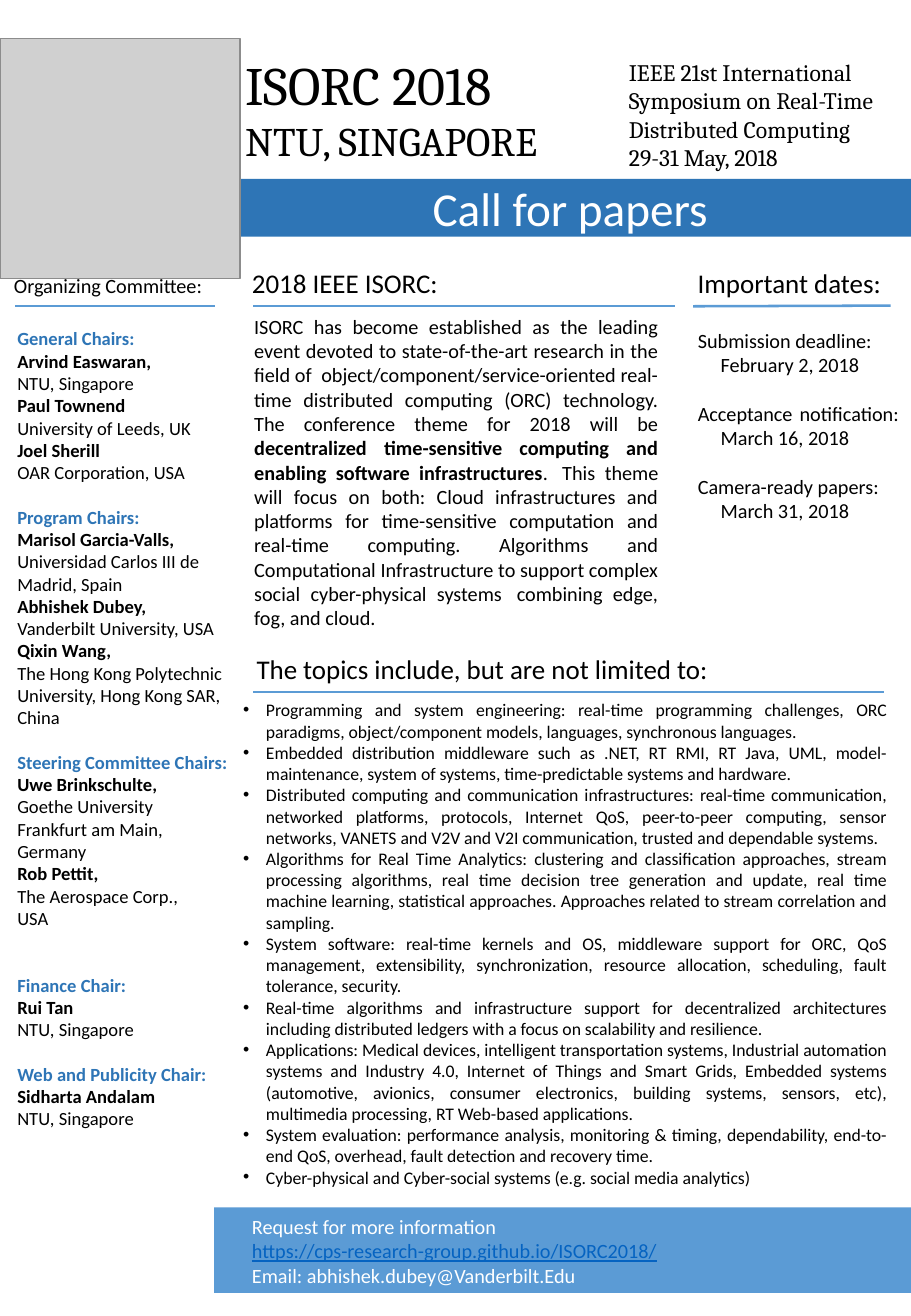
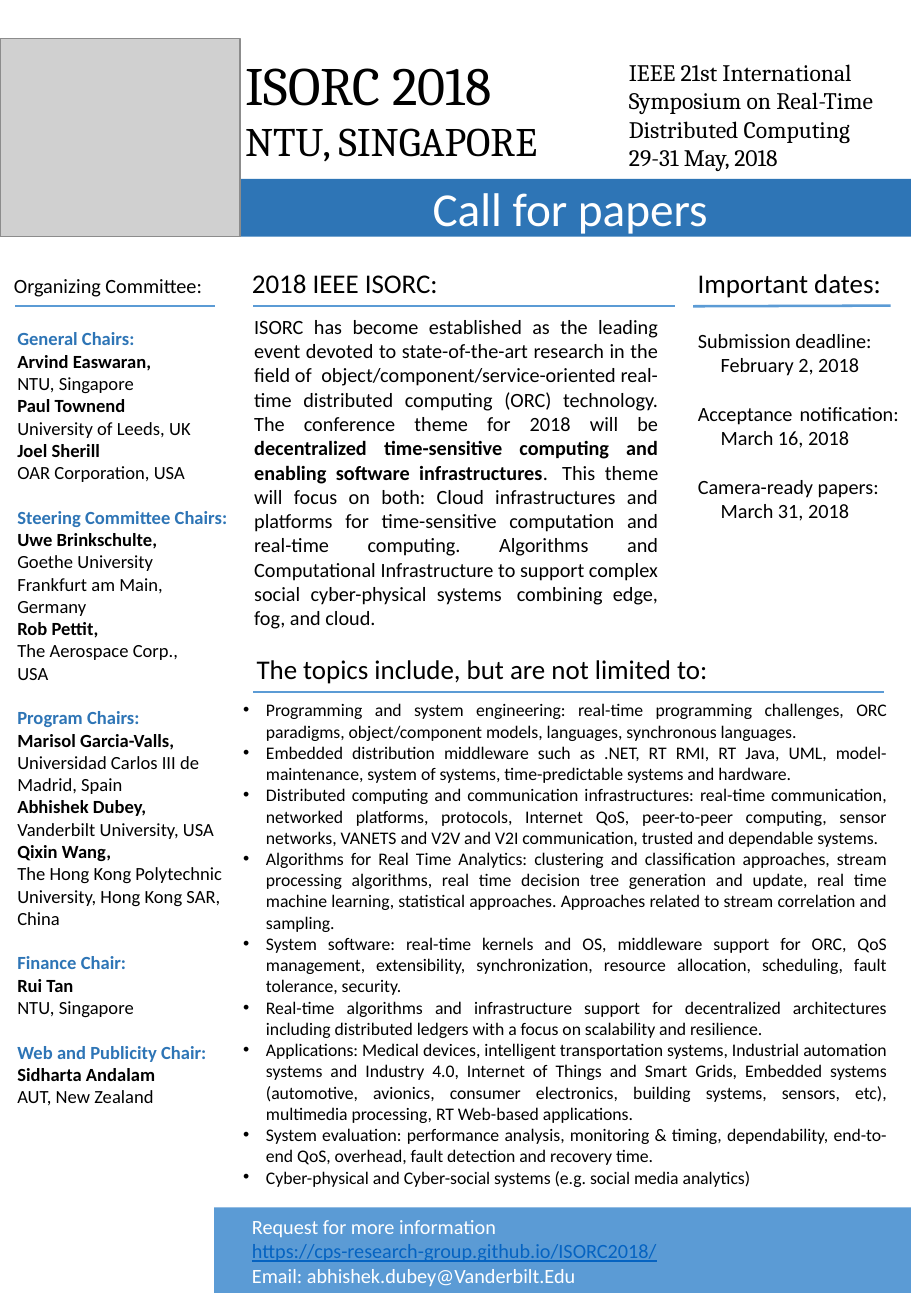
Before and after one commit to CPS-research-group/ISORC2018, a slide deck: slide 1 of resources/ISORC2018_CFP.pptx. Drawn at 911x1316 pixels with LibreOffice and Linux fonts; fonts in the diff are those of the drawing; grey boxes stand for pictures. Boxes give left, top, right and bottom in pixels: in the first picture for what was removed or moved away, otherwise in the second. Text is boxed around its words. In the diff, an @@ line names an element or a change of style, - is before the commit and + after.

```diff
--- a/resources/ISORC2018_CFP.pptx
+++ b/resources/ISORC2018_CFP.pptx
@@ picture: place and size @@
-picture at [0, 39, 241, 279]
+picture at [0, 39, 241, 237]
@@ text at [17, 511, 222, 724]: paragraphs removed @@
-Program Chairs:
-Marisol Garcia-Valls, Universidad Carlos III de Madrid, Spain
-Abhishek Dubey,
-Vanderbilt University, USA
-Qixin Wang,
-The Hong Kong Polytechnic University, Hong Kong SAR, China
@@ text at [17, 711, 222, 925]: paragraphs added @@
+Program Chairs:
+Marisol Garcia-Valls, Universidad Carlos III de Madrid, Spain
+Abhishek Dubey,
+Vanderbilt University, USA
+Qixin Wang,
+The Hong Kong Polytechnic University, Hong Kong SAR, China
@@ text at [17, 1090, 153, 1105]: text changed @@
-NTU, Singapore
+AUT, New Zealand
```
Also in this commit, not shown: 5 other files.
